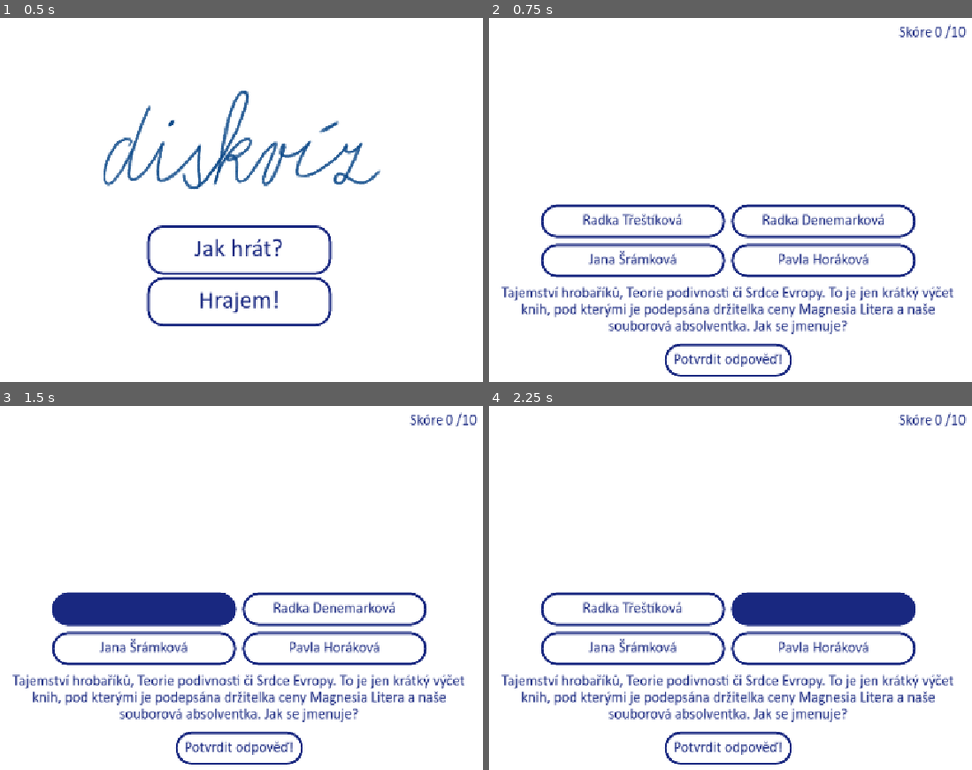
Above: before the commit, frames 1-4 (two rows, left to right).
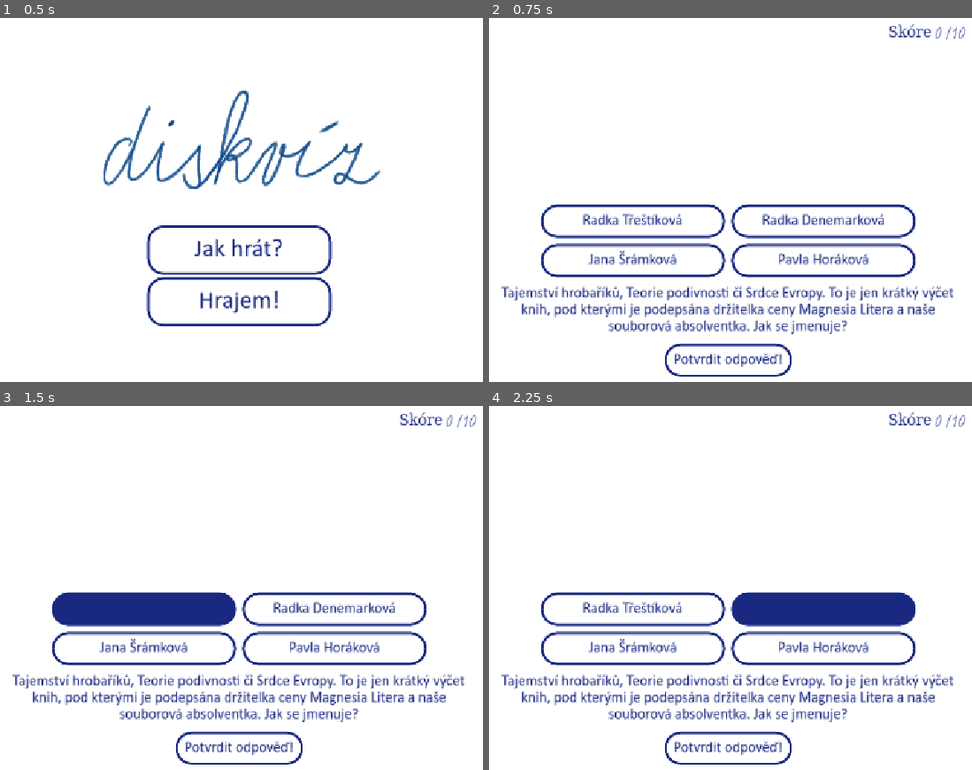
Above: after the commit, the same moments.

Repository: Lavialee/DRDSkviz
Game: Godot game, scene res://scenes/MainMenu.tscn
Same seed, same stepped clock (60 frames per second), same inputs: the game is played once before the commit and once after it.
Inputs:
- Up to frame 1 (0.5 s): no input
- Up to frame 2 (0.75 s): click "Hrajem!" at 0.5 s
- Up to frame 3 (1.5 s): click "Radka Třeštíková" at 1.25 s
- Up to frame 4 (2.25 s): click "Radka Denemarková" at 2 s

Frame 1 is identical in both runs. In frame 2, 0.3% of the frame differs, in the area x 82-99%, y 1-7%; in frame 3, 0.3%; in frame 4, 0.3%.

Commit message:
clean up asi

Diff:
--- a/all_questions.tres
+++ b/all_questions.tres
@@ -43,7 +43,7 @@
 correct_answer_index = 0
 correct_answer_text = ""
 question_type = 0
-media_path = "res://media/Otazka3_foto, zdroj ApF CRo.jpg"
+media_path = "res://media/questions/Otazka3_foto, zdroj ApF CRo.jpg"
 media_source = "ApF ČRo"
 answer_info = "Ladislav Padior padl na barikádách během bojů o rozhlas společně s dvěma dalšími souborovými kamarády Zdeňkem Beranem a Milanem Magnuskou. Pohřbeni jsou na pražských Olšanech."
 
@@ -54,7 +54,7 @@
 correct_answer_index = -1
 correct_answer_text = "Velká Británie"
 question_type = 1
-media_path = "res://media/Otazka4_foto, zdroj ApF CRo.jpeg"
+media_path = "res://media/questions/Otazka4_foto, zdroj ApF CRo.jpeg"
 media_source = "ApF ČRo"
 answer_info = "Ze zájezdu se dochovaly video dokumentace. DRDS se mimo jiné objevil ve vysílání BBC. Nejmenší dívkou na fotografii je budoucí herečka Aťka Janoušková."
 
@@ -252,7 +252,7 @@
 correct_answer_index = 1
 correct_answer_text = ""
 question_type = 0
-media_path = "res://media/Otazka22_zvuk.mp3"
+media_path = "res://media/questions/Otazka22_zvuk.mp3"
 media_source = "ApF ČRo"
 answer_info = "Na nahrávce Jana popisuje, jak nahlíží na práci se členy Dismanova souboru. Záznam vznikl pro účely bakalářského rozhlasového dokumentu Josefa Kaňky, během posledních let jsme ale tato Janina slova mohli také několikrát slyšet ve vysílání Českého rozhlasu."
 
@@ -318,7 +318,7 @@
 correct_answer_index = 3
 correct_answer_text = ""
 question_type = 0
-media_path = "res://media/Otazka28_zvuk.mp3"
+media_path = "res://media/questions/Otazka28_zvuk.mp3"
 media_source = "ApF ČRo"
 answer_info = "Václav Flegl stál v čele souboru společně s uměleckou vedoucí a svou ženou Zdenou Fleglovou. Stále zůstává pravděpodobně největším odborníkem na historii DRDS a celé souborové společenství, o kterém dodnes informuje v rámci emailového měsíčníku DRDSpress."
 
@@ -373,7 +373,7 @@
 correct_answer_index = 3
 correct_answer_text = ""
 question_type = 0
-media_path = "res://media/Otazka33_zvuk.mp3"
+media_path = "res://media/questions/Otazka33_zvuk.mp3"
 media_source = ""
 answer_info = "Představení poskládala Jana Doležalová Franková z básní a textů Ivana Martina Jirouse. Pásmo se rovněž dočkalo rozhlasové adaptace"
 
@@ -395,7 +395,7 @@
 correct_answer_index = 3
 correct_answer_text = ""
 question_type = 0
-media_path = "res://media/Otazka35_foto, zdroj ApF CRo .jpg"
+media_path = "res://media/questions/Otazka35_foto, zdroj ApF CRo .jpg"
 media_source = "zdroj: ApF ČRo"
 answer_info = "Textař a libretista Zdeněk Borovec je podepsán pod desítkami písní Karla Gotta, Marie Rottrové, Jiřího Korna nebo Heleny Vondráčkové. "
 
@@ -417,7 +417,7 @@
 correct_answer_index = -1
 correct_answer_text = "Tatínek pracuje v továrně"
 question_type = 1
-media_path = "res://media/Otazka37_zvuk.mp3"
+media_path = "res://media/questions/Otazka37_zvuk.mp3"
 media_source = ""
 answer_info = "Úplně prvním počinem byla stylizovaná reportáž Podblanické děti návštěvou v Praze, tehdy však ještě nebyl možný záznam. Prvním dochovaným dílem je tak voiceband Tatínek pracuje v továrně;"
 
@@ -505,7 +505,7 @@
 correct_answer_index = 1
 correct_answer_text = ""
 question_type = 0
-media_path = "res://media/Otazka45_foto, zdroj archiv Milose Dolezala.png"
+media_path = "res://media/questions/Otazka45_foto, zdroj archiv Milose Dolezala.png"
 media_source = "zdroj: archiv Miloše Doležala"
 answer_info = "Před Dismanovým souborem působila Jana Franková jako herečka Realistického divadla, Divadla za branou II., Divadla Dagmar či brněnského Divadla U stolu. Byla i zkušenou pedagožkou a rozhlasovou interpretkou pevného hlasu."
 
@@ -516,7 +516,7 @@
 correct_answer_index = -1
 correct_answer_text = "Kryštof Hádek"
 question_type = 1
-media_path = "res://media/Otazka46 - foto, zdroj DRDS.png"
+media_path = "res://media/questions/Otazka46 - foto, zdroj DRDS.png"
 media_source = "zdroj: DRDS"
 answer_info = "Kryštof Hádek je držitelem třech Českých lvů a pravidelně ho můžeme vídat třeba i na scéně pražského Studia Dva. Na působení v souboru vzpomínal mimo jiné v rozhovoru s Janem Pokorným, kde přiznal, že nejvíce ho tehdy bavilo jezdit dokola páter nosterem. "
 
@@ -534,7 +534,7 @@
 [sub_resource type="Resource" id="Resource_6x47s"]
 script = ExtResource("1_c6f28")
 question_text = "Který z uvedených symbolů není a nebyl logem DRDS?"
-answers = Array[String](["res://media/Otazka48_foto_1.png", "res://media/Otazka48_foto_2, zdroj DRDS.png", "res://media/Otazka48_foto_3, zdroj DRDS.png", "res://media/Otazka48_foto_4, zdroj DRDS.png"])
+answers = Array[String](["res://media/questions/Otazka48_foto_1.png", "res://media/questions/Otazka48_foto_2, zdroj DRDS.png", "res://media/questions/Otazka48_foto_3, zdroj DRDS.png", "res://media/questions/Otazka48_foto_4, zdroj DRDS.png"])
 correct_answer_index = 3
 correct_answer_text = ""
 question_type = 0
@@ -604,7 +604,7 @@
 correct_answer_index = 1
 correct_answer_text = ""
 question_type = 0
-media_path = "res://media/Otazka54_zvuk.wav"
+media_path = "res://media/questions/Otazka54_zvuk.wav"
 media_source = ""
 answer_info = "Ivan Jandl je jediným souborovým držitelem Oscara a Zlatého glóbu. Ocenění získal za film Poznamenaní z roku 1948. Poté měly o natáčení s Jandlem zájem i další světové produkce, československé úřady mu to ale znemožnily. Objevil se jen v několika menších rolích tuzemských filmů."
 
@@ -615,7 +615,7 @@
 correct_answer_index = 2
 correct_answer_text = ""
 question_type = 0
-media_path = "res://media/Otazka55_foto, zdroj film Poznamenani.png"
+media_path = "res://media/questions/Otazka55_foto, zdroj film Poznamenani.png"
 media_source = "film Poznamenaní"
 answer_info = "Ivan Jandl je jediným souborovým držitelem Oscara a Zlatého glóbu. Ocenění získal za film Poznamenaní z roku 1948. Poté měly o natáčení s Jandlem zájem i další světové produkce, československé úřady mu to ale znemožnily. Objevil se jen v několika menších rolích tuzemských filmů."
 
@@ -769,7 +769,7 @@
 correct_answer_index = 2
 correct_answer_text = ""
 question_type = 0
-media_path = "res://media/Otazka69_zvuk.mp3"
+media_path = "res://media/questions/Otazka69_zvuk.mp3"
 media_source = ""
 answer_info = "Skladbu nazpívala svým nezaměnitelným hlasem Aťka Janoušková. Zdeněk Borovec se postaral o text."
 
@@ -978,7 +978,7 @@
 correct_answer_index = 2
 correct_answer_text = ""
 question_type = 0
-media_path = "res://media/Otazka88_zvuk.mp3"
+media_path = "res://media/questions/Otazka88_zvuk.mp3"
 media_source = ""
 answer_info = "Jevištní koláž sestavila z textů terezínských dětí Jana Doležalová Franková. Dismančata díky představení mohla poznat tvorbu Hanuše Hachenburga, Petra Ginze nebo Dagmar Hilarové."
 
@@ -989,7 +989,7 @@
 correct_answer_index = 0
 correct_answer_text = ""
 question_type = 0
-media_path = "res://media/Otazka89_foto, zdroj Vaclav Flegl.jpeg"
+media_path = "res://media/questions/Otazka89_foto, zdroj Vaclav Flegl.jpeg"
 media_source = "Václav Flegl"
 answer_info = "Dětskou operu Brundibár nastudovala s DRDS Zdena Fleglová. S představením soubor pravidelně jezdil do Terezína, kde ji hrály židovské děti ve 40. letech. S Brundibárem Dismančata několikrát vyjela také do zahraničí."
 
@@ -1000,7 +1000,7 @@
 correct_answer_index = -1
 correct_answer_text = "Zdena Fleglová"
 question_type = 1
-media_path = "res://media/Otazka90_zvuk.wav"
+media_path = "res://media/questions/Otazka90_zvuk.wav"
 media_source = ""
 answer_info = "Zdena Fleglová byla uměleckou vedoucí DRDS po Janu Bergerovi. Společně s manželem Václavem stáli v čele souboru 25 let."
 
--- a/drds_theme.tres
+++ b/drds_theme.tres
@@ -1,7 +1,8 @@
-[gd_resource type="Theme" load_steps=10 format=3 uid="uid://drr3y75g2e42m"]
+[gd_resource type="Theme" load_steps=11 format=3 uid="uid://drr3y75g2e42m"]
 
 [ext_resource type="FontFile" uid="uid://f6h4gtmvfffn" path="res://font/calibri-regular.ttf" id="1_d3djj"]
 [ext_resource type="StyleBox" uid="uid://di68xlxfgctf8" path="res://disabled_neutral.tres" id="2_2o3ph"]
+[ext_resource type="FontFile" uid="uid://ctn37whlqaavh" path="res://font/Drds-Regular.ttf" id="3_n881e"]
 
 [sub_resource type="StyleBoxFlat" id="StyleBoxFlat_0ajtc"]
 content_margin_left = 15.0
@@ -141,4 +142,6 @@
 Label/constants/shadow_outline_size = 1
 Label/font_sizes/font_size = 24
 Label/fonts/font = ExtResource("1_d3djj")
+ScoreLabel/base_type = &"Label"
+ScoreLabel/fonts/font = ExtResource("3_n881e")
 VBoxContainer/constants/separation = 35
--- /dev/null
+++ b/media/audio_playing_animation.tres
@@ -0,0 +1,6 @@
+[gd_resource type="AnimatedTexture" load_steps=2 format=3 uid="uid://creeujstwusmy"]
+
+[ext_resource type="Texture2D" uid="uid://b2mp67ea05eln" path="res://media/play_icon_0.png" id="1_2evag"]
+
+[resource]
+frame_0/texture = ExtResource("1_2evag")
--- a/scenes/DesktopLayout.tscn
+++ b/scenes/DesktopLayout.tscn
@@ -1,10 +1,15 @@
-[gd_scene load_steps=7 format=3 uid="uid://bssmhro3fncou"]
+[gd_scene load_steps=10 format=3 uid="uid://bssmhro3fncou"]
 
 [ext_resource type="Script" uid="uid://c3ddooq74hlxv" path="res://scenes/desktop_layout.gd" id="1_ha3lu"]
 [ext_resource type="Theme" uid="uid://drr3y75g2e42m" path="res://drds_theme.tres" id="1_ij2e0"]
-[ext_resource type="Texture2D" uid="uid://bamxl2gpxgxqk" path="res://media/Otazka4_foto, zdroj ApF CRo.jpeg" id="3_mnqw2"]
+[ext_resource type="Texture2D" uid="uid://bamxl2gpxgxqk" path="res://media/questions/Otazka4_foto, zdroj ApF CRo.jpeg" id="3_mnqw2"]
+[ext_resource type="FontFile" uid="uid://ctn37whlqaavh" path="res://font/Drds-Regular.ttf" id="3_x1n5j"]
 [ext_resource type="Texture2D" uid="uid://m0artjibfp3j" path="res://media/play_icon.png" id="4_0qunc"]
 [ext_resource type="Texture2D" uid="uid://nanpcbrk8jf1" path="res://media/pause_icon.png" id="5_dyeug"]
+[ext_resource type="Texture2D" uid="uid://creeujstwusmy" path="res://media/audio_playing_animation.tres" id="6_dyeug"]
+
+[sub_resource type="Theme" id="Theme_l35yq"]
+Label/fonts/font = null
 
 [sub_resource type="ButtonGroup" id="ButtonGroup_nlbfj"]
 
@@ -38,20 +43,24 @@
 [node name="Score" type="Label" parent="MarginContainer/HBoxContainer"]
 layout_mode = 2
 theme = ExtResource("1_ij2e0")
+theme_override_fonts/font = ExtResource("3_x1n5j")
 text = "Skóre"
 
 [node name="ScoreNumber" type="Label" parent="MarginContainer/HBoxContainer"]
 layout_mode = 2
 theme = ExtResource("1_ij2e0")
+theme_override_fonts/font = ExtResource("3_x1n5j")
 text = "0"
 
 [node name="ScoreOutOf" type="Label" parent="MarginContainer/HBoxContainer"]
 layout_mode = 2
 theme = ExtResource("1_ij2e0")
+theme_override_fonts/font = ExtResource("3_x1n5j")
 text = "/10"
 
 [node name="VBoxContainer" type="VBoxContainer" parent="MarginContainer"]
 layout_mode = 2
+theme = SubResource("Theme_l35yq")
 theme_override_constants/separation = 15
 alignment = 2
 
@@ -93,6 +102,15 @@
 [node name="Audio" type="AudioStreamPlayer" parent="MarginContainer/VBoxContainer/MediaContainer/AudioContainer/PlayButton"]
 volume_db = 4.0
 
+[node name="kun" type="TextureRect" parent="MarginContainer/VBoxContainer/MediaContainer/AudioContainer"]
+custom_minimum_size = Vector2(100, 100)
+layout_mode = 2
+size_flags_horizontal = 4
+size_flags_vertical = 4
+theme = ExtResource("1_ij2e0")
+texture = ExtResource("6_dyeug")
+expand_mode = 1
+
 [node name="AudioTimer" type="HSlider" parent="MarginContainer/VBoxContainer/MediaContainer/AudioContainer"]
 custom_minimum_size = Vector2(400, 0)
 layout_mode = 2
--- a/scenes/test.tscn
+++ b/scenes/test.tscn
@@ -1,8 +1,20 @@
-[gd_scene load_steps=10 format=3 uid="uid://ojx0ytcwrvsx"]
+[gd_scene load_steps=14 format=3 uid="uid://ojx0ytcwrvsx"]
 
 [ext_resource type="Script" uid="uid://cj0220tjsi3ab" path="res://scenes/test.gd" id="1_g074l"]
 [ext_resource type="Texture2D" uid="uid://ofdwr1yrsia1" path="res://media/diskviz.png" id="2_bl13t"]
 [ext_resource type="Theme" uid="uid://drr3y75g2e42m" path="res://drds_theme.tres" id="3_iyx0m"]
+[ext_resource type="Texture2D" uid="uid://b2mp67ea05eln" path="res://media/play_icon_0.png" id="4_lpvoh"]
+[ext_resource type="Texture2D" uid="uid://ru8mnhr5potb" path="res://media/play_icon_1.png" id="5_at5dv"]
+[ext_resource type="Texture2D" uid="uid://b3n1ol6yi52rc" path="res://media/play_icon_2.png" id="6_jcd4p"]
+
+[sub_resource type="AnimatedTexture" id="AnimatedTexture_uacia"]
+frames = 3
+frame_0/texture = ExtResource("4_lpvoh")
+frame_0/duration = 0.2
+frame_1/texture = ExtResource("5_at5dv")
+frame_1/duration = 0.2
+frame_2/texture = ExtResource("6_jcd4p")
+frame_2/duration = 0.2
 
 [sub_resource type="StyleBoxFlat" id="StyleBoxFlat_auw7j"]
 bg_color = Color(1, 1, 1, 1)
@@ -94,6 +106,12 @@
 theme = ExtResource("3_iyx0m")
 text = "BUTTON 1"
 
+[node name="TextureRect" type="TextureRect" parent="VBoxContainer/VBoxContainer2"]
+custom_minimum_size = Vector2(200, 200)
+layout_mode = 2
+texture = SubResource("AnimatedTexture_uacia")
+stretch_mode = 2
+
 [node name="MarginContainer" type="MarginContainer" parent="VBoxContainer"]
 layout_mode = 2
 theme_override_constants/margin_left = 100
Binary file added: font/Drds-Regular.ttf
Not shown, added: font/Drds-Regular.ttf.import
Not shown, added: media/Drds-Regular.ttf.import
Not shown, removed: media/Otazka22_zvuk.mp3.import
Not shown, removed: media/Otazka28_zvuk.mp3.import
Not shown, removed: media/Otazka33_zvuk.mp3.import
Not shown, removed: media/Otazka37_zvuk.mp3.import
Not shown, removed: media/Otazka69_zvuk.mp3.import
Not shown, removed: media/Otazka88_zvuk.mp3.import
Binary file added: media/pause_icon_0.png
Not shown, changed: media/pause_icon_0.png.import
Binary file added: media/pause_icon_1.png
(and 51 more such lines)
